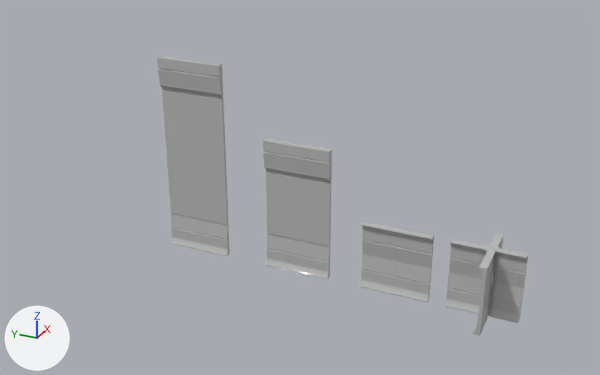
Two versions of the FBX model Assets/Game/Models/Environment/Walls/Lab/SM_WallSet_Lab.fbx, one commit apart.
Camera for both pictures: a 50 mm lens placed at (-19.4, -5.36, 12.48), pointed at (-0.15, 3.3, 2.85). The lights are fixed; the arrows at lower left show +X, +Y and +Z. Where no turn or scale is listed for an object, it has been applied to the vertices. Vertices at the same position are counted once.

The first picture shows 'wall_Lab_Basic_Base', 'wall_Lab_Basic_Upper', 'wall_Lab_CornerO_Base', 'wall_Lab_CornerO_Upper', 'wall_Lab_Corner_Base', 'wall_Lab_Corner_Upper', 'wall_Lab_Tall_Base', 'wall_Lab_Tall_Upper', 'wall_Lab_mid_Base', 'wall_Lab_mid_Upper'.
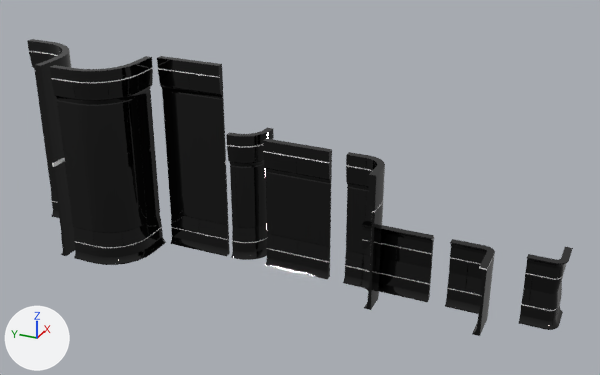
Where the newer file only moved an object's origin or applied its transform, the numbers keep the older frame.

Changed parts and their boxes [x1, y1, x2, y2] in the pictures (600 x 375 px):
'wall_Lab_Tall_CornerO_Upper', added (black): after [50, 56, 162, 248]
'wall_Lab_Tall_Upper', surface changed (grey to black): [157, 56, 229, 240] in both
'wall_Lab_mid_Upper', surface changed (grey to black): [263, 138, 332, 262] in both
'wall_Lab_mid_Corner_Upper', added (black): after [345, 152, 385, 293]
'wall_Lab_mid_CornerO_Upper', added (black): after [226, 128, 274, 243]
'wall_Lab_Tall_Corner_Upper', added (black): after [27, 39, 74, 241]
'wall_Lab_CornerO_Upper', surface changed, mesh turned: before [490, 234, 528, 304]; after [521, 247, 573, 310]
'wall_Lab_Basic_Upper', surface changed (grey to black): [361, 222, 434, 284] in both
'wall_Lab_Corner_Upper', surface changed (grey to black): [447, 239, 495, 319] in both
'wall_Lab_Tall_CornerO_Base', added (black): after [74, 227, 166, 265]
'wall_Lab_CornerO_Base', surface changed, mesh turned: before [488, 296, 522, 323]; after [519, 298, 563, 330]
'wall_Lab_Basic_Base', surface changed (grey to black): [360, 269, 430, 302] in both
'wall_Lab_mid_Base', surface changed (grey to black): [266, 248, 330, 279] in both
'wall_Lab_Tall_Base', surface changed, mesh moved (grey to black): [171, 227, 230, 257] in both
'wall_Lab_Corner_Base', surface changed (grey to black): [445, 288, 489, 336] in both
'wall_Lab_mid_Corner_Base', added (black): after [343, 266, 380, 310]
'wall_Lab_mid_CornerO_Base', added (black): after [231, 238, 267, 260]
'wall_Lab_Tall_Corner_Base', added: after [52, 201, 75, 256]

The edits, one by one:
Picture 'T_Wall_Lab_Emis.png' (img_t_wall_lab_emis_png) is new.
In material 'Wall_Lab' (mat_wall_lab), base_color is no longer (0.5, 0.5, 0.5), grey #bcbcbc.
In material 'Wall_Lab' (mat_wall_lab), texture is now set to img_t_wall_lab_emis_png.
me_mesh_009 has 184 vertices, 184 faces and spans x 0.0..1.0, y 0.0..1.0, z 0.525..2.0.
me_mesh_009 is used by ob_wall_lab_cornero_upper; location (0.0, -3.0, 0.0).
me_mesh_009 part 3: the whole mesh is turned 90 degrees about the z axis through its middle, then moved by (0.0, -1.0, 0.0).
me_mesh_008 has 125 vertices, 126 faces and spans x 0.0..1.0, y 0.0..1.0, z 0.0..0.55.
me_mesh_008 is used by ob_wall_lab_cornero_base; location (0.0, -3.0, 0.0).
me_mesh_008 part 1: the whole mesh is turned 90 degrees about the z axis through its middle, then moved by (0.0, -1.0, 0.0).
me_mesh_006 has 33 vertices, 36 faces and spans x -0.2..0.0, y -1.0..1.0, z 0.0..0.53.
me_mesh_006 is used by ob_wall_lab_tall_base; location (0.2, 6.83, 0.0).
me_mesh_006 part 2: the whole mesh is moved by (0.2, -1.0, 0.0).
Mesh me_mesh_012 is new.
It has 103 vertices, 102 faces and spans x -2.0..0.2, y -2.2..0.0, z 0.0..5.2.
It uses material mat_wall_lab (picture img_t_wall_lab_emis_png).
Mesh me_mesh_013 is new.
It has 459 vertices, 770 faces and spans x -2.0..0.2, y -2.2..0.0, z 0.52..6.0.
It uses material mat_wall_lab (picture img_t_wall_lab_emis_png).
Mesh me_mesh_008_1 is new.
It has 101 vertices, 107 faces and spans x 0.0..1.0, y -1.0..0.0, z 0.0..0.525.
It uses material mat_wall_lab (picture img_t_wall_lab_emis_png).
Mesh me_mesh_016 is new.
It has 103 vertices, 102 faces and spans x 0.0..2.0, y -2.0..0.0, z 0.0..5.2.
It uses material mat_wall_lab (picture img_t_wall_lab_emis_png).
Mesh me_mesh_009_1 is new.
It has 308 vertices, 489 faces and spans x 0.0..1.0, y -0.84..0.16, z 0.52..4.0.
It uses material mat_wall_lab (picture img_t_wall_lab_emis_png).
Mesh me_mesh_017 is new.
It has 477 vertices, 770 faces and spans x 0.0..2.0, y -2.0..0.0, z 0.52..6.0.
It uses material mat_wall_lab (picture img_t_wall_lab_emis_png).
Mesh me_mesh_011 is new.
It has 355 vertices, 276 faces and spans x -1.0..0.2, y -1.2..0.0, z 0.52..4.0.
It uses material mat_wall_lab (picture img_t_wall_lab_emis_png).
Mesh me_mesh_010 is new.
It has 105 vertices, 115 faces and spans x -1.0..0.2, y -1.2..0.0, z 0.0..0.525.
It uses material mat_wall_lab (picture img_t_wall_lab_emis_png).
Object 'wall_Lab_Tall_Corner_Base' (ob_wall_lab_tall_corner_base) is new; it shows me_mesh_012.
Its location is (0.0, 12.5, 0.0).
Object 'wall_Lab_Tall_Corner_Upper' (ob_wall_lab_tall_corner_upper) is new; it shows me_mesh_013.
Its location is (0.0, 12.5, 0.0).
Object 'wall_Lab_mid_CornerO_Base' (ob_wall_lab_mid_cornero_base) is new; it shows me_mesh_008_1.
Its location is (0.0, 5.66, 0.0).
Object 'wall_Lab_Tall_CornerO_Base' (ob_wall_lab_tall_cornero_base) is new; it shows me_mesh_016.
Its location is (-2.0, 10.0, 0.0).
Object 'wall_Lab_mid_CornerO_Upper' (ob_wall_lab_mid_cornero_upper) is new; it shows me_mesh_009_1.
Its location is (0.0, 5.5, 0.0).
Object 'wall_Lab_Tall_CornerO_Upper' (ob_wall_lab_tall_cornero_upper) is new; it shows me_mesh_017.
Its location is (-2.0, 10.0, 0.0).
Object 'wall_Lab_mid_Corner_Upper' (ob_wall_lab_mid_corner_upper) is new; it shows me_mesh_011.
Its location is (0.0, 2.0, 0.0).
Object 'wall_Lab_mid_Corner_Base' (ob_wall_lab_mid_corner_base) is new; it shows me_mesh_010.
Its location is (0.0, 2.0, 0.0).
